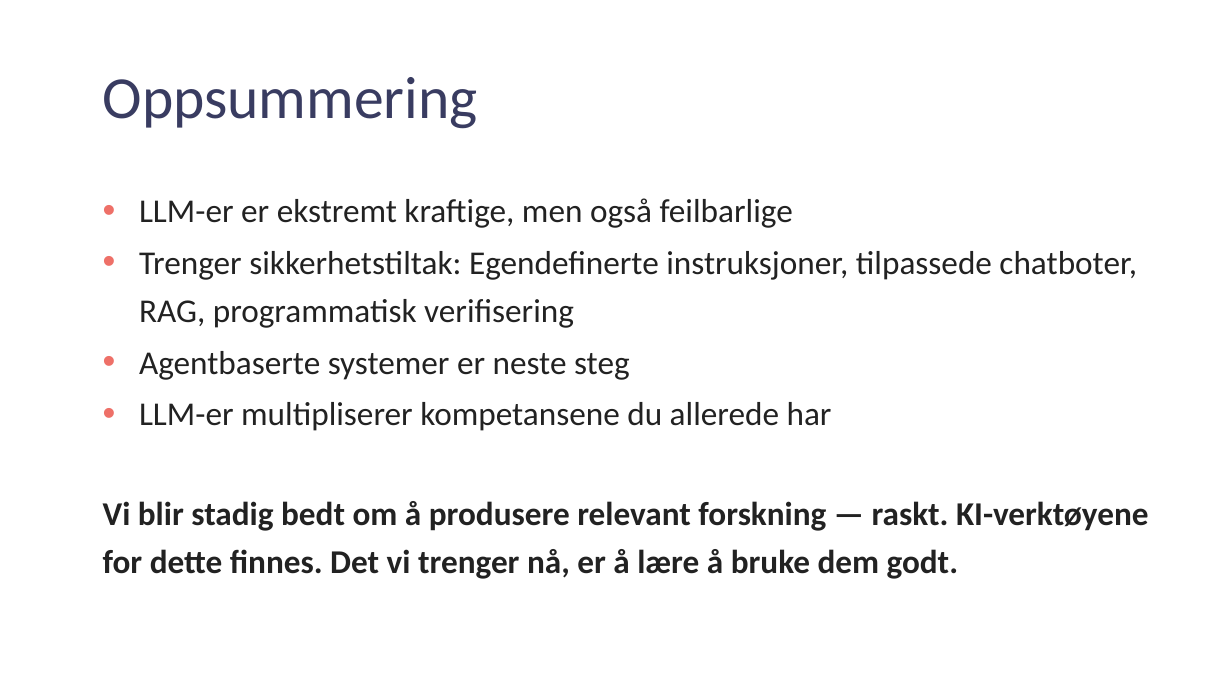
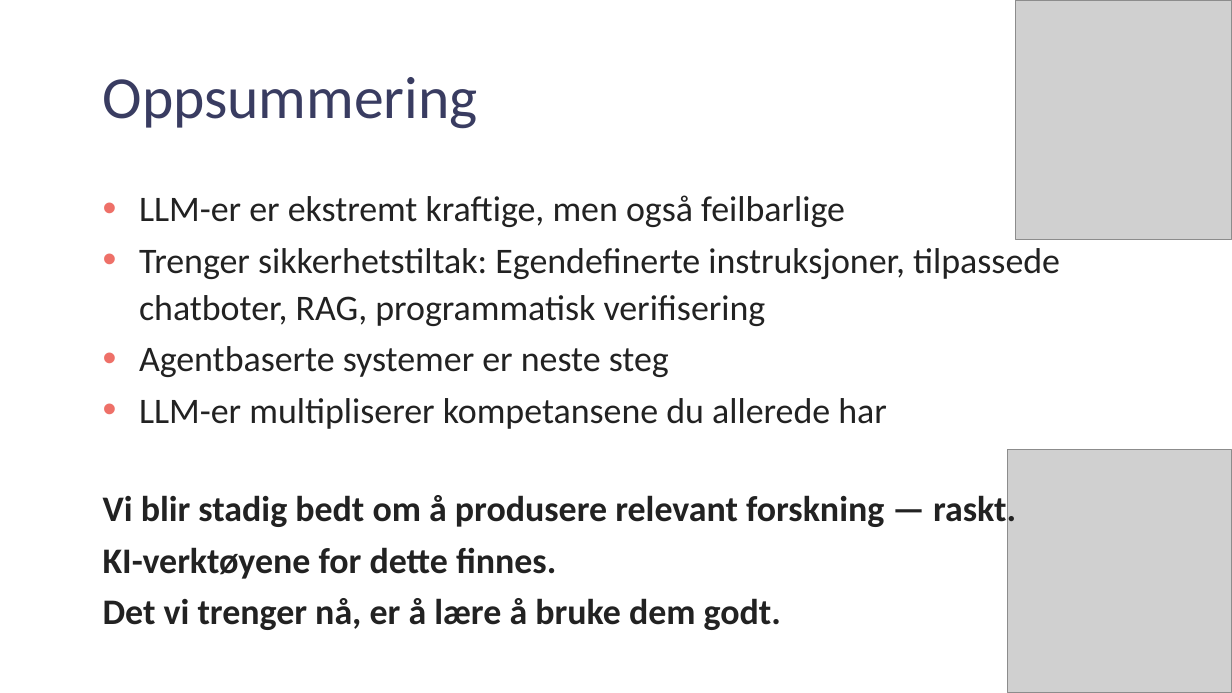
Before and after one commit to gbiele/AI4Research, a slide deck: slide 10 of KI i forskning.pptx (slide 11 before the commit). Drawn at 1232x693 pixels with LibreOffice and Linux fonts; fonts in the diff are those of the drawing; grey boxes stand for pictures. Boxes give left, top, right and bottom in pixels: in the first picture for what was removed or moved away, otherwise in the second. Text is boxed around its words. In the diff, an @@ line names an element or a change of style, - is before the commit and + after.

Commit message:
Update presentation file "KI i forskning.pptx" with new content and enhancements.

```diff
--- a/KI i forskning.pptx
+++ b/KI i forskning.pptx
@@ picture added at [1016, 0, 1232, 240] @@
@@ text at [139, 195, 1060, 429]: size 25.9 to 28 pt in "LLM-er er ekstremt kraftige, men også feilbarlige", "Trenger sikkerhetstiltak: Egendefinerte instruksjoner, tilpa ...", "Agentbaserte systemer er neste steg", "LLM-er multipliserer kompetansene du allerede har"; line spacing 1.2 to 1.1 @@
@@ picture added at [1007, 449, 1232, 693] @@
@@ text at [103, 492, 1016, 630]: text changed; size 25.9 to 28 pt @@
-Vi blir stadig bedt om å produsere relevant forskning — raskt. KI-verktøyene for dette finnes. Det vi trenger nå, er å lære å bruke dem godt.
+Vi blir stadig bedt om å produsere relevant forskning — raskt.
+KI-verktøyene for dette finnes.
+Det vi trenger nå, er å lære å bruke dem godt.
```
Also in this commit, not shown: 2 other slides changed, 1 slide removed, 3 other files.
